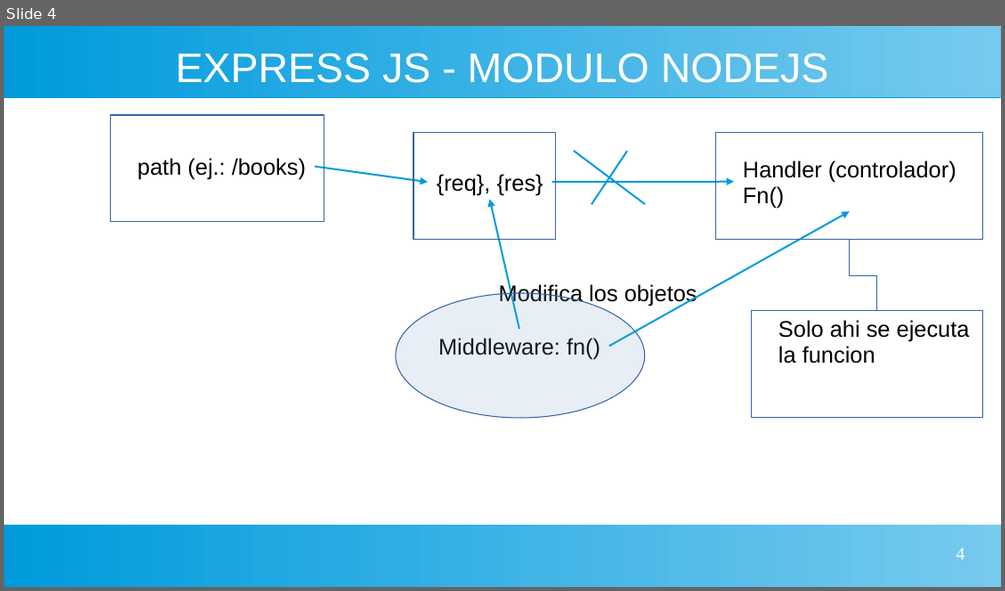
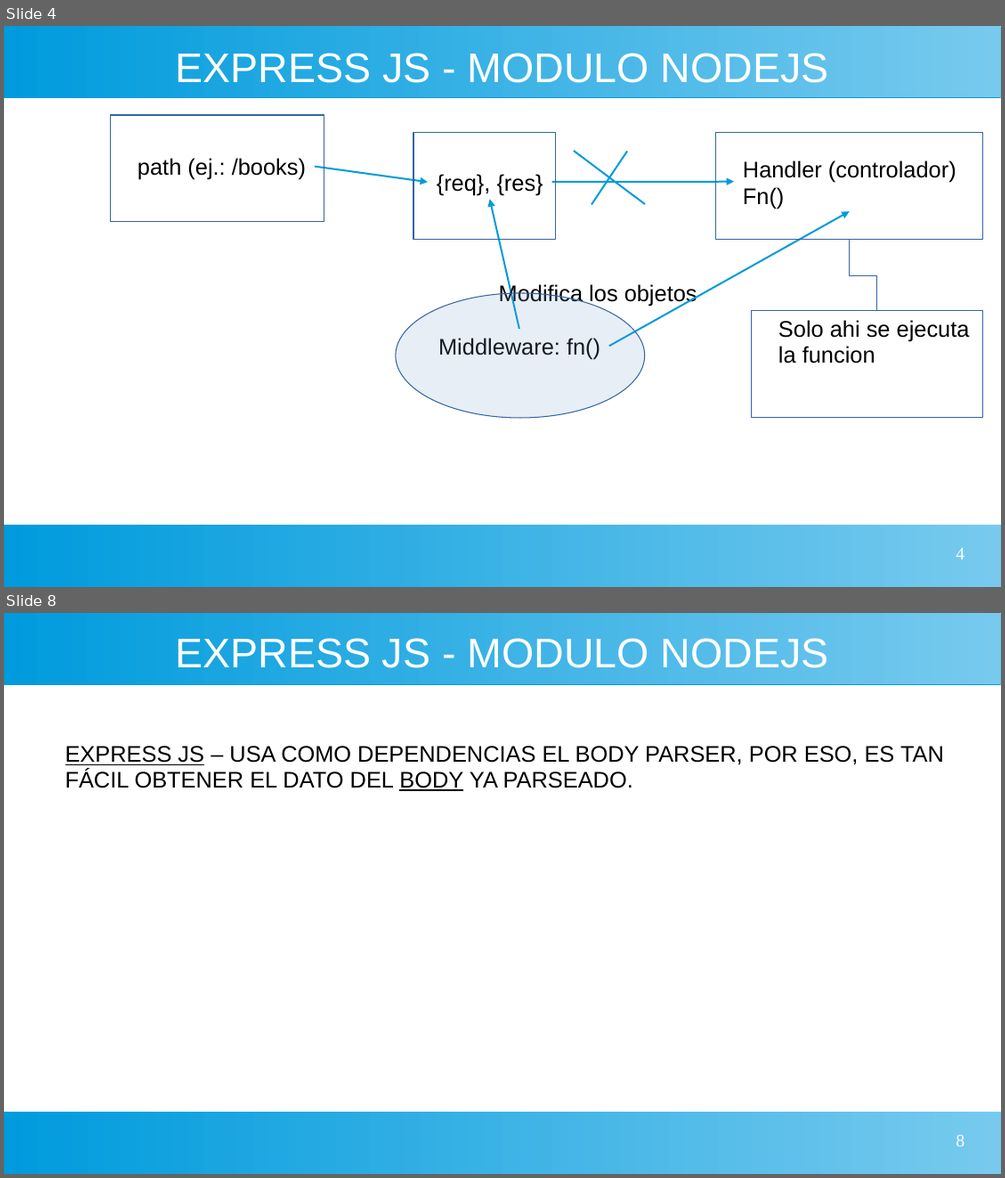
Before and after one commit to rdmadeira/nodejs-backend, a slide deck: ExpressJs.ppt. Shown one above the other, each under a label of ours: slide 4 before the commit, slides 4 and 8 after it; the slides between them are not shown. The pictures are 1005x591 and 1005x1178 pixels, drawn with LibreOffice and Linux fonts; fonts in the diff are those of the drawing. Boxes give left, top, right and bottom in pixels: in the first picture for what was removed or moved away, otherwise in the second. Text is boxed around its words. In the diff, an @@ line names an element or a change of style, - is before the commit and + after.

```diff
--- a/ExpressJs.ppt
+++ b/ExpressJs.ppt
@@ slide 8 added at <box>4,613,1001,1174</box>, background #FFFFFF; not listed: 2 template elements that a slide beside it also shows @@
@@ title added at <box>175,638,829,668</box>, 33 pt, text #FFFFFF @@
+EXPRESS JS - MODULO NODEJS
@@ text added at <box>65,746,944,791</box>, 18 pt, text #000000 @@
+EXPRESS JS – USA COMO DEPENDENCIAS EL BODY PARSER, POR ESO, ES TAN FÁCIL OBTENER EL DATO DEL BODY YA PARSEADO.
@@ page number added at <box>955,1135,964,1146</box>, 14 pt, text #FFFFFF @@
+8
```
Also in this commit, not shown: 1 slide changed, 2 other slides added, 14 other files.
